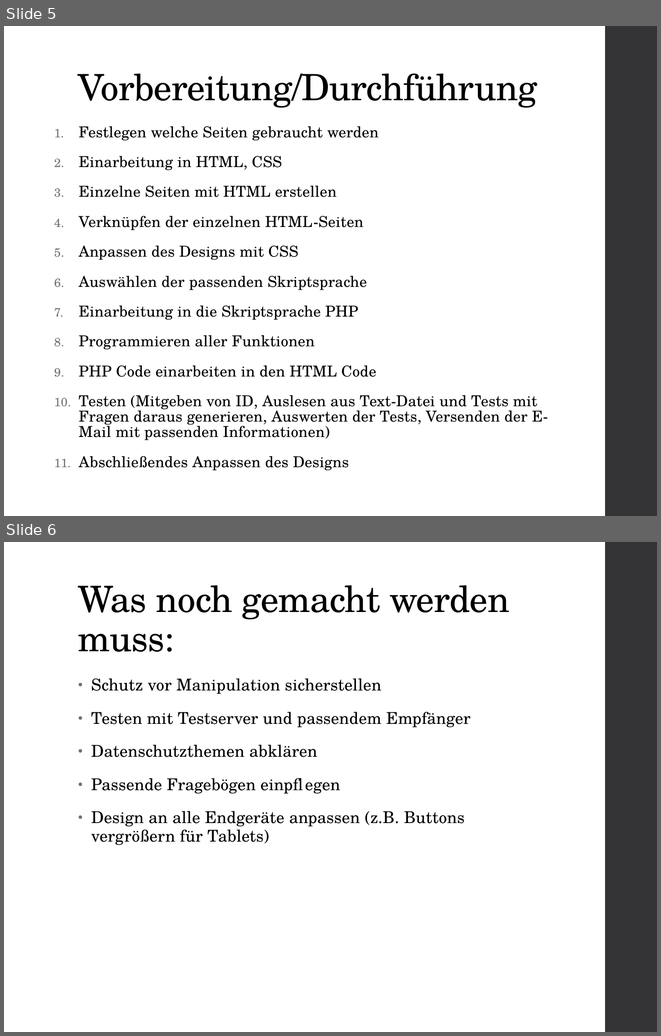
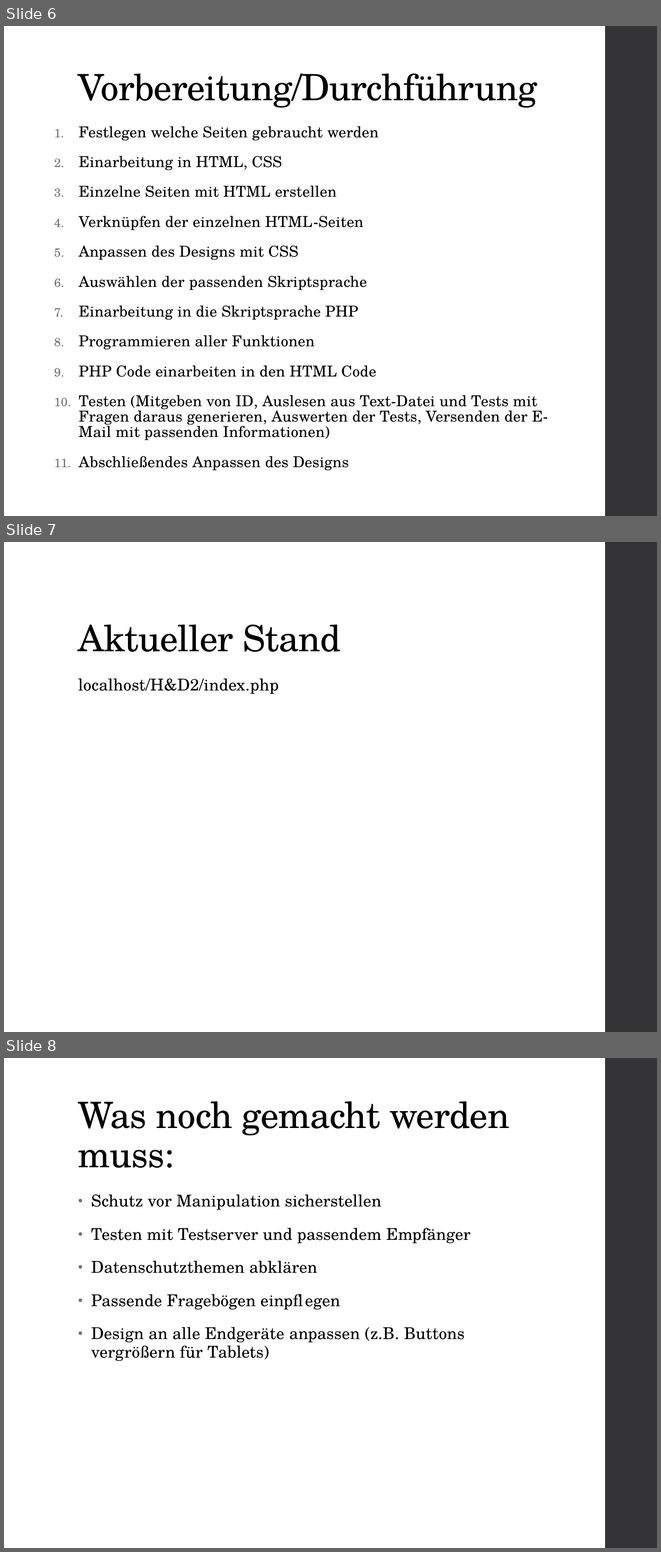
Before and after one commit to Elinuschka/H-DSkript, a slide deck: Candidate Assessment Center.pptx. Shown one above the other, each under a label of ours: slides 5 and 6 before the commit, slides 6, 7 and 8 after it. The pictures are 661x1036 and 661x1552 pixels, drawn with LibreOffice and Linux fonts; fonts in the diff are those of the drawing. Boxes give left, top, right and bottom in pixels: in the first picture for what was removed or moved away, otherwise in the second. Text is boxed around its words. In the diff, an @@ line names an element or a change of style, - is before the commit and + after.

```diff
--- a/Candidate Assessment Center.pptx
+++ b/Candidate Assessment Center.pptx
@@ slide 7 added at box(4, 542, 657, 1032), background #FFFFFF; not listed: 1 template element that a slide beside it also shows @@
@@ title added at box(78, 624, 341, 652), 40 pt, text #000000 @@
+Aktueller Stand
@@ text added at box(78, 678, 279, 694), 18 pt, text #000000 @@
+localhost/H&D2/index.php
@@ what was slide 5 is now slide 6 @@
@@ what was slide 6 is now slide 8 @@
```
Also in this commit, not shown: 1 other slide added.
